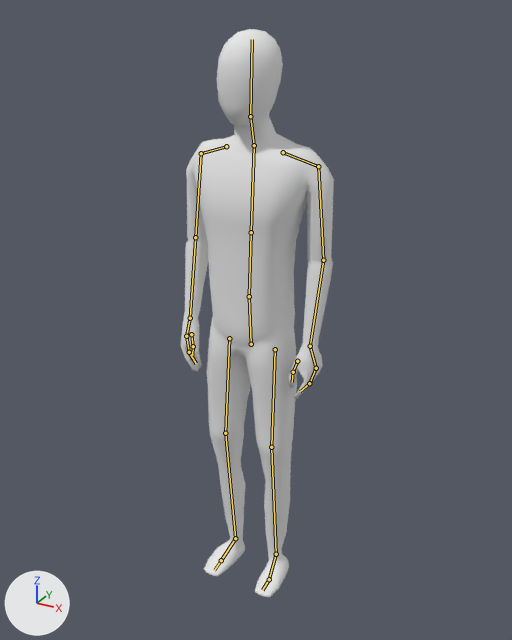
One commit to the Blender file Land of Leviathans/Assets/LandOfLeviathans/Models/man.blend: the scene before it, then after it.
Before and after are seen from a camera (50 mm lens) standing at (0.982, -1.752, 1.855) and looking at (0.004, 0.024, 0.966). The axes (+X, +Y, +Z) are drawn at lower left. The lights are the same throughout. Both versions are drawn at frame 1 of the action 'idle'; the numbers are the values there. The bones that bend it are drawn over the model as lines.
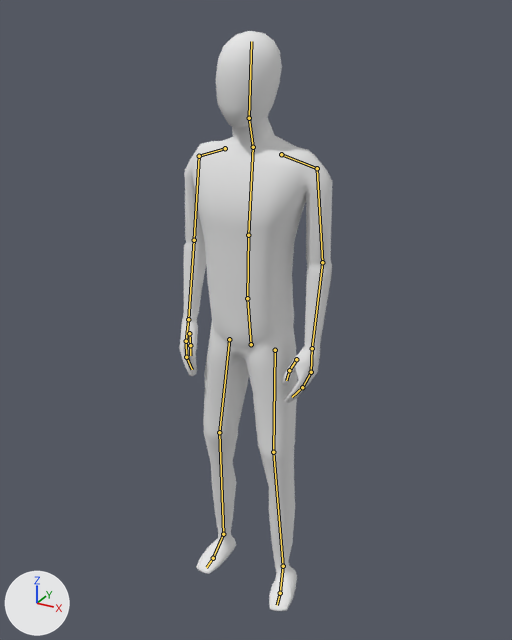
Pixel boxes (x1, y1, x2, y2) of what changed, in the pictures (512 x 640 px):
'Cube', posed
    before: (181, 29, 334, 597)
    after: (179, 31, 332, 611)
bone 'hips', root to tip
    before: (251, 344) to (249, 296)
    after: (251, 344) to (247, 298)
bone 'spine', root to tip
    before: (249, 296) to (251, 232)
    after: (247, 298) to (248, 235)
bone 'chest', root to tip
    before: (251, 232) to (254, 145)
    after: (248, 235) to (253, 147)
bone 'upper arm.L', root to tip
    before: (318, 166) to (323, 260)
    after: (317, 168) to (322, 262)
bone 'lower arm.L', root to tip
    before: (323, 260) to (310, 346)
    after: (322, 262) to (312, 348)
bone 'hand.L', root to tip
    before: (310, 346) to (316, 368)
    after: (312, 348) to (311, 372)
bone 'fingers01.L', root to tip
    before: (316, 368) to (309, 383)
    after: (311, 372) to (302, 387)
bone 'upper arm.R', root to tip
    before: (201, 153) to (195, 237)
    after: (199, 156) to (194, 240)
bone 'lower arm.R', root to tip
    before: (195, 237) to (190, 318)
    after: (194, 240) to (188, 319)
bone 'hand.R', root to tip
    before: (190, 318) to (186, 336)
    after: (188, 319) to (186, 341)
bone 'fingers01.R', root to tip
    before: (186, 336) to (189, 352)
    after: (186, 341) to (186, 357)
bone 'toes.L', root to tip
    before: (269, 579) to (262, 590)
    after: (280, 593) to (277, 605)

What the commit changed:
Bone 'hips' (bone_hips) moves from (0.0, 0.0, 0.0) to (0.0, -0.003, 0.0).
Bone 'hips' (bone_hips) turns from (-3, 0, 0) to (0, 0, 0) degrees about its own x, y and z.
Bone 'spine' (bone_spine) turns from (2, 0, 0) to (0, 0, 0) degrees about its own x, y and z.
Bone 'chest' (bone_chest) turns from (3, 0, 0) to (0, 0, 0) degrees about its own x, y and z.
Bone 'upper arm.L' (bone_upper_arm_l) turns from (1, 0, -11) to (0, 0, -10) degrees about its own x, y and z.
Bone 'lower arm.L' (bone_lower_arm_l) turns from (-3, 1, 7) to (-5, 2, 8) degrees about its own x, y and z.
Bone 'hand.L' (bone_hand_l) turns from (-18, 7, -11) to (-1, -2, -20) degrees about its own x, y and z.
Bone 'fingers01.L' (bone_fingers01_l) turns from (1, 5, 11) to (2, 12, 18) degrees about its own x, y and z.
Bone 'upper arm.R' (bone_upper_arm_r) turns from (1, 0, 11) to (0, 0, 10) degrees about its own x, y and z.
Bone 'lower arm.R' (bone_lower_arm_r) turns from (-3, -1, -7) to (-5, -2, -8) degrees about its own x, y and z.
Bone 'hand.R' (bone_hand_r) turns from (-18, -7, 11) to (-1, 2, 20) degrees about its own x, y and z.
Bone 'fingers01.R' (bone_fingers01_r) turns from (1, -5, -11) to (2, -12, -18) degrees about its own x, y and z.
Bone 'toes.L' (bone_toes_l) turns from (0, 0, 0) to (-1, 3, 15) degrees about its own x, y and z.
Bone 'legIK.L' (bone_legik_l) moves from (0.05, 0.0, 0.0) to (0.001, -0.04, 0.003).
Bone 'legIK.L' (bone_legik_l) turns from (5, 10, 9) to (3, 8, 18) degrees about its own x, y and z.
Bone 'legIK.R' (bone_legik_r) moves from (-0.05, 0.0, 0.0) to (0.0, 0.0, 0.0).
Bone 'legIK.R' (bone_legik_r) turns from (5, -10, -9) to (0, 0, 0) degrees about its own x, y and z.
